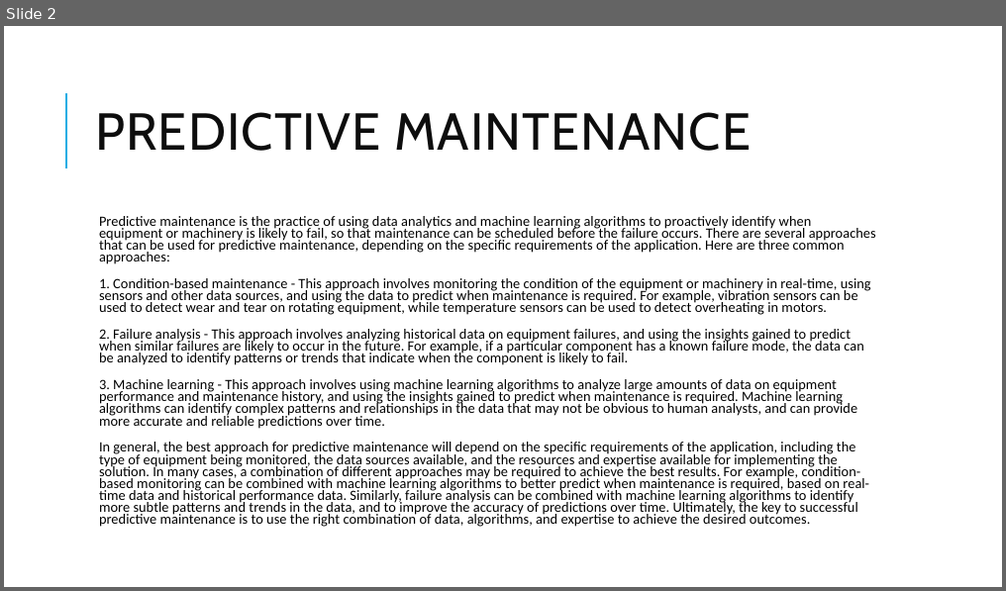
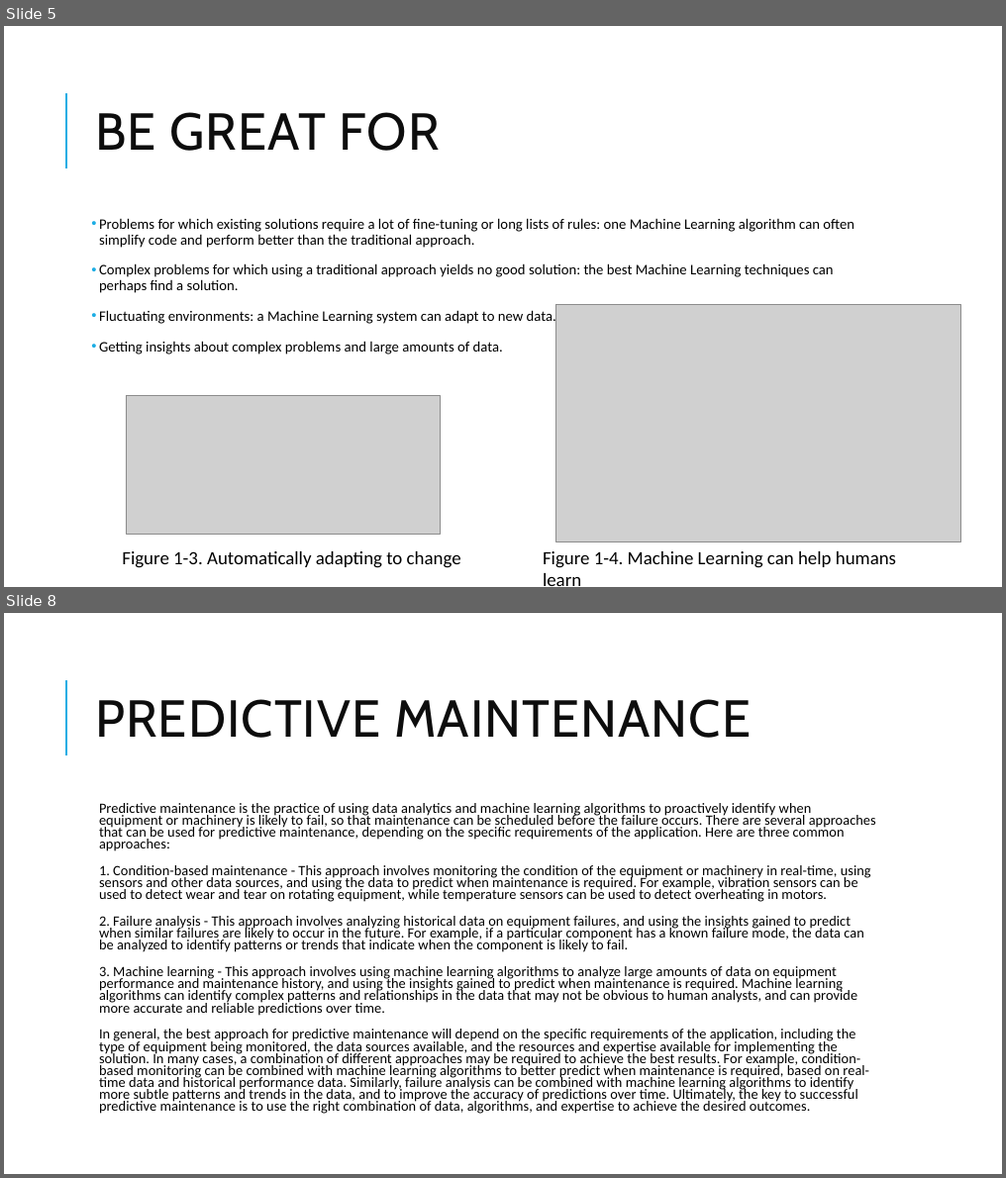
Before and after one commit to meldong/DnivekMud, a slide deck: assets/files/PredictiveMaintenance.pptx. Shown one above the other, each under a label of ours: slide 2 before the commit, slides 5 and 8 after it; the slides between them are not shown. The pictures are 1006x591 and 1006x1178 pixels, drawn with LibreOffice and Linux fonts; fonts in the diff are those of the drawing; grey boxes stand for pictures. Boxes give left, top, right and bottom in pixels: in the first picture for what was removed or moved away, otherwise in the second. Text is boxed around its words. In the diff, an @@ line names an element or a change of style, - is before the commit and + after.

```diff
--- a/assets/files/PredictiveMaintenance.pptx
+++ b/assets/files/PredictiveMaintenance.pptx
@@ slide 5 added at (4,26,1002,587), background #FFFFFF; not listed: 1 template element that a slide beside it also shows @@
@@ title added at (95,112,440,151), 50 pt, text #0D0D0D @@
+BE GREAT FOR
@@ text added at (99,218,854,355), 14 pt, text #000000 @@
+• Problems for which existing solutions require a lot of fine-tuning or long lists of rules: one Machine Learning algorithm can often simplify code and perform better than the traditional approach.
+• Complex problems for which using a traditional approach yields no good solution: the best Machine Learning techniques can perhaps find a solution.
+• Fluctuating environments: a Machine Learning system can adapt to new data.
+• Getting insights about complex problems and large amounts of data.
@@ picture added at (556,304,960,543) @@
@@ picture added at (126,396,441,534) @@
@@ text added at (122,552,461,569), 18 pt, text #000000 @@
+Figure 1-3. Automatically adapting to change
@@ text added at (543,552,896,586), 18 pt, text #000000 @@
+Figure 1-4. Machine Learning can help humans learn
@@ what was slide 2 is now slide 8 @@
```
Also in this commit, not shown: 1 slide changed, 5 other slides added, 27 other files.
